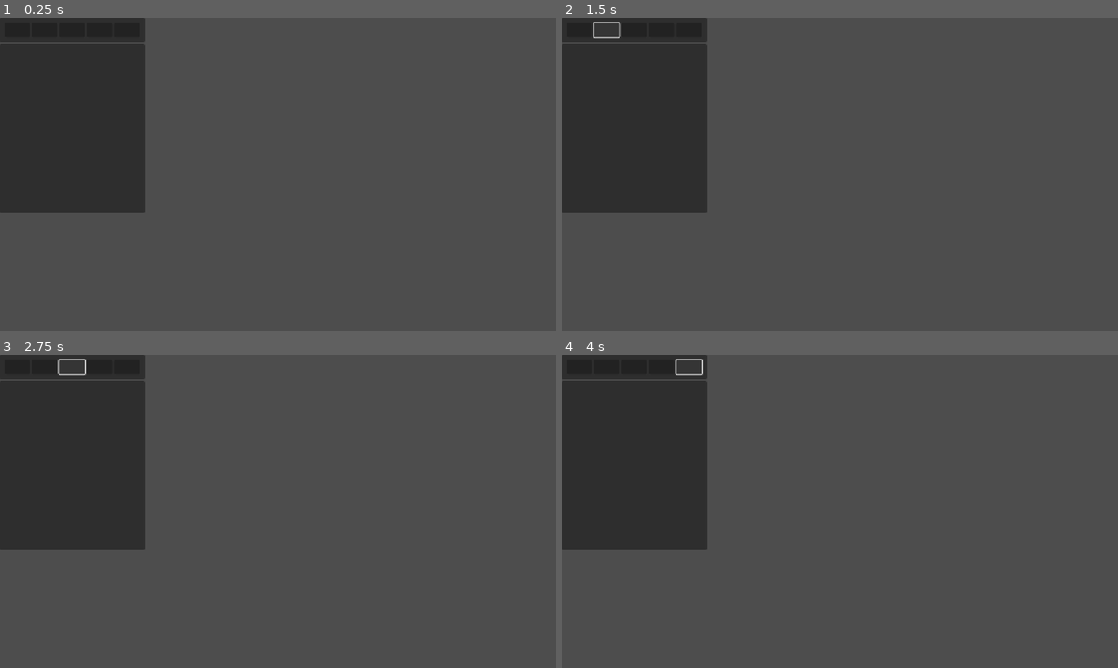
Above: before the commit, frames 1-4 (two rows, left to right).
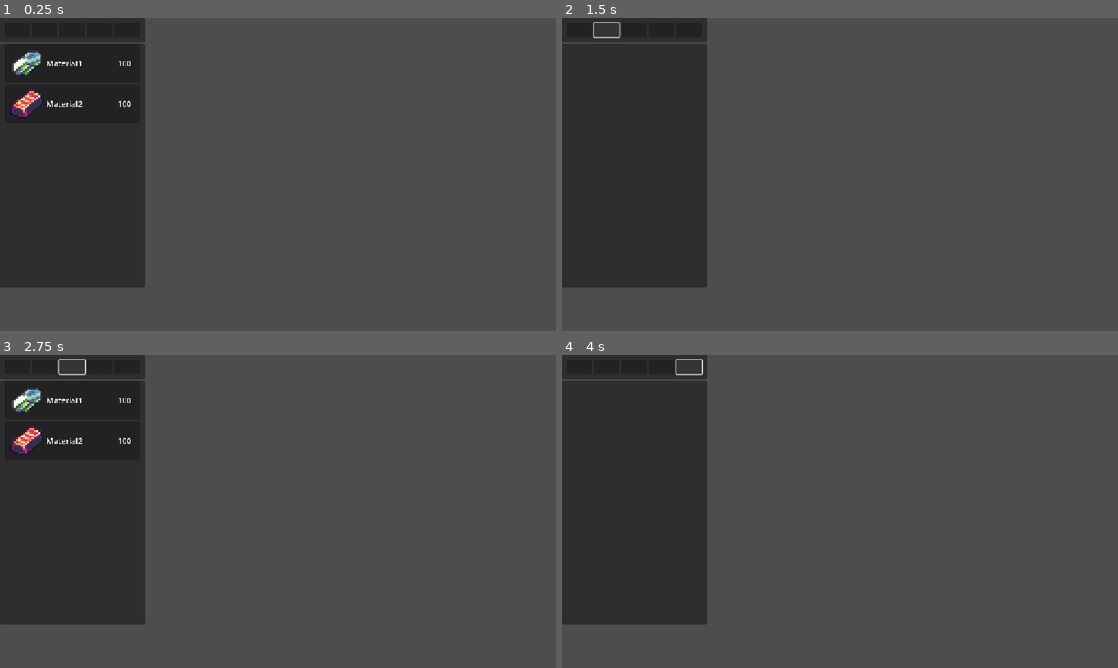
Above: after the commit, the same moments.

Repository: soufih/Dodot_Demo
Game: Godot game, scene res://UI/Warehouse_UI/warehouse_ui.tscn
The game is run twice, just before and just after one commit, with the same random seed, the same clock (stepped at 60 frames per second) and the same inputs. This scene is started directly instead of the project's main scene.
Inputs (mouse positions are in pixels of both pictures, inside the frame that each line leads up to):
- Up to frame 1 (0.25 s): no input
- Up to frame 2 (1.5 s): click (578, 30) at 0.52 s; click (606, 30) at 1.25 s
- Up to frame 3 (2.75 s): click (72, 367) at 2 s
- Up to frame 4 (4 s): click (662, 367) at 2.75 s; click (689, 367) at 3.5 s

The runs differ from the first frame. In frame 1, 7.0% of the frame differs, in the area x 0-27%, y 10-86%; in frame 2, 6.2%; in frame 3, 7.0%; in frame 4, 6.2%.

Commit message:
仓库ui逻辑编写

Diff:
--- a/Rescource/Data/ItemCatalog.tres
+++ b/Rescource/Data/ItemCatalog.tres
@@ -12,10 +12,15 @@
 script = ExtResource("1_h6kmf")
 ItemName = "Sword1"
 ItemDiscription = "test"
-ItemType = Array[int]([1, 2])
 IconTexture = ExtResource("2_brj21")
 ScenePath = "uid://dt0bj2ejimup4"
-Recipe = Array[int]([1, 2, 3])
+Recipe = Dictionary[int, int]({
+1: 1,
+2: 2,
+3: 4
+})
+MainItemType = 1
+ItemType = Array[int]([1, 2])
 metadata/_custom_type_script = "uid://qchpvf5o4y2y"
 
 [sub_resource type="Resource" id="Resource_h5cvd"]
@@ -23,11 +28,14 @@
 ItemID = 1
 ItemName = "Material1"
 ItemDiscription = "test2"
-ItemType = Array[int]([2])
 IconTexture = ExtResource("3_r6x5k")
 MaxStack = 100
 Products = Array[int]([0])
-Recipe = Array[int]([3])
+Recipe = Dictionary[int, int]({
+4: 5
+})
+MainItemType = 2
+ItemType = Array[int]([2])
 metadata/_custom_type_script = "uid://qchpvf5o4y2y"
 
 [sub_resource type="Resource" id="Resource_n3iav"]
@@ -35,11 +43,15 @@
 ItemID = 2
 ItemName = "Material2"
 ItemDiscription = "test4"
-ItemType = Array[int]([2])
 IconTexture = ExtResource("4_hl4hp")
 MaxStack = 100
 Products = Array[int]([0])
-Recipe = Array[int]([3, 4])
+Recipe = Dictionary[int, int]({
+3: 2,
+4: 5
+})
+MainItemType = 2
+ItemType = Array[int]([2])
 metadata/_custom_type_script = "uid://qchpvf5o4y2y"
 
 [sub_resource type="Resource" id="Resource_r6x5k"]
@@ -47,10 +59,11 @@
 ItemID = 3
 ItemName = "Material3"
 ItemDiscription = "test5"
-ItemType = Array[int]([2])
 IconTexture = ExtResource("5_n3iav")
 MaxStack = 100
 Products = Array[int]([0, 1, 2])
+MainItemType = 2
+ItemType = Array[int]([2])
 metadata/_custom_type_script = "uid://qchpvf5o4y2y"
 
 [sub_resource type="Resource" id="Resource_hl4hp"]
@@ -58,10 +71,11 @@
 ItemID = 4
 ItemName = "Material4"
 ItemDiscription = "test3"
-ItemType = Array[int]([2])
 IconTexture = ExtResource("6_hl4hp")
 MaxStack = 100
 Products = Array[int]([2])
+MainItemType = 2
+ItemType = Array[int]([2])
 metadata/_custom_type_script = "uid://qchpvf5o4y2y"
 
 [resource]
--- a/Script/Base/BaseUI.gd
+++ b/Script/Base/BaseUI.gd
@@ -2,7 +2,7 @@
 class_name BaseUI
 
 func begin():
-	visibility_changed.connect(_on_visibility_changed)
+	connect("visibility_changed",_on_visibility_changed)
 
 
 ## 当UI可见性改变时调用
--- a/Script/DataAccess/DataLoader.gd
+++ b/Script/DataAccess/DataLoader.gd
@@ -2,8 +2,6 @@
 
 var gravity = ProjectSettings.get_setting("physics/2d/default_gravity")
 var HERO
-
-
 
 func _ready() -> void:
 	ResourceManager.load_item_catalog()
--- a/Script/DataAccess/ResourceManager.gd
+++ b/Script/DataAccess/ResourceManager.gd
@@ -54,6 +54,16 @@
 			return Config.ItemDiscription
 
 	return ""
+
+##获取物品主类型
+func get_item_main_item_type(id: int)->ENUM.ItemType:
+	var Config = get_item_config(id)
+
+	if Config:
+		if Config.MainItemType:
+			return Config.MainItemType
+
+	return ENUM.ItemType.None
 
 ##获取物品类型
 func get_item_item_type(id: int)->Array:
@@ -114,14 +124,14 @@
 	return []
 
 ##获取物品基础物品列表
-func get_item_recipe(id: int)->Array:
+func get_item_recipe(id: int)->Dictionary:
 	var Config = get_item_config(id)
 
 	if Config:
 		if Config.Recipe:
 			return Config.Recipe
 
-	return []
+	return {}
 
 ##实例化物品场景
 func instantiate_item(id: int, parent: Node = null) -> Node:
--- a/Script/Model/ResourceManager/ItemConfig.gd
+++ b/Script/Model/ResourceManager/ItemConfig.gd
@@ -2,16 +2,21 @@
 class_name ItemConfig
 
 #物品基础配置
+@export_category("BaseConfigtion")
 @export var ItemID: int
 @export var ItemName: String = ''
 @export var ItemDiscription: String = ''
-@export var ItemType:Array[ENUM.ItemType]
+
 
 #资源路径
+@export_category("ResourcePath")
 @export var IconTexture: Texture2D
 @export var ScenePath: String = ''
 
 #物品属性
+@export_category("Porperty")
 @export var MaxStack: int = 1
 @export var Products: Array[int]
-@export var Recipe: Array[int]
+@export var Recipe: Dictionary[int, int]
+@export var MainItemType:ENUM.ItemType = ENUM.ItemType.None
+@export var ItemType:Array[ENUM.ItemType]
--- a/Script/System/CompoundSystem.gd
+++ b/Script/System/CompoundSystem.gd
@@ -7,16 +7,16 @@
 	return products
 
 ##查询配方
-func query_recipe(id: int) ->Array[int]:
-	var recipe:Array[int] = ResourceManager.get_item_recipe(id)
+func query_recipe(id: int) ->Dictionary:
+	var recipe:Dictionary = ResourceManager.get_item_recipe(id)
 	return recipe
 
 ##合成物品
 func compound(id: int) ->bool:
 	#获取配方
-	var recipe:Array[int] = query_recipe(id)
+	var recipe:Dictionary = query_recipe(id)
 
-	if recipe.size() == 0:  #没有配方
+	if recipe.is_empty():  #没有配方
 		return false
 
 	#检查材料是否足够
--- a/Script/System/WarehouseSystem.gd
+++ b/Script/System/WarehouseSystem.gd
@@ -1,36 +1,68 @@
 extends Node
 
-var Warehouse:Dictionary[int,int] = {} #物品ID-数量
+var Warehouse:Array[Dictionary] #物品ID-数量
 
+func _ready() -> void:
+	Warehouse.append({
+		"id":1,
+		"amount": 100
+	})
+	Warehouse.append({
+		"id":2,
+		"amount": 100
+	})
 
 ##获取仓库
-func get_warehouse() ->Dictionary[int,int]:
+func get_warehouse() ->Array[Dictionary]:
 	return Warehouse
 
 ##获取仓库中物品数量
 func get_item_count(id: int) ->int:
-	if Warehouse.has(id):
-		return Warehouse[id]
+	if !ResourceManager.get_item_config(id):
+		return -1
+
+	for item in Warehouse:
+		if item.id == id:
+			return item.amount
 
 	return 0
 
+
 ##修改仓库中物品数量
-func modify_item_count(id: int, count: int) ->void:
-	if Warehouse.has(id):
-		Warehouse[id] += count
-	else:
-		Warehouse[id] = count
+func modify_item_count(id: int, count: int) ->bool:
+	if !ResourceManager.get_item_config(id):
+		return false
+
+	for item in Warehouse:
+		if item.id == id:
+			item.amount += count
+			return true
+
+	return false
 
 ##添加物品到仓库
-func add_item_to_warehouse(id: int, count: int) ->void:
-	if Warehouse.has(id):
-		Warehouse[id] += count
-	else:
-		Warehouse[id] = count
+func add_item_to_warehouse(id: int, count: int) ->bool:
+	if !ResourceManager.get_item_config(id):
+		return false
+
+	if !modify_item_count(id, count):
+		Warehouse.append({
+			"id": id,
+			"amount": count
+		})
+	return true
 
 ##移出物品从仓库
-func remove_item_from_warehouse(id: int, count: int) ->void:
-	if Warehouse.has(id):
-		Warehouse[id] -= count
-		if Warehouse[id] <= 0:
-			Warehouse.erase(id)
+func remove_item_from_warehouse(id: int, count: int) ->bool:
+	if !ResourceManager.get_item_config(id):
+		return false
+
+	if modify_item_count(id, count):
+		if get_item_count(id) <= 0:
+			Warehouse.erase({
+				"id": id,
+				"amount": get_item_count(id)
+			})
+			return true
+
+	return false
--- /dev/null
+++ b/Script/UI_Script/Component_UI/discription_ui.gd
@@ -0,0 +1,19 @@
+extends Control
+class_name discriptionUI
+
+@onready var Name = $PanelContainer/MarginContainer/VBoxContainer/Name
+@onready var Description = $PanelContainer/MarginContainer/VBoxContainer/Description
+@onready var Property = $PanelContainer/MarginContainer/VBoxContainer/Property
+
+func modify_displayed_information(itemConfig:Dictionary):
+	if !itemConfig:
+		return
+
+	Name.text = ResourceManager.get_item_name(itemConfig.id)
+	Description.text = ResourceManager.get_item_discription(itemConfig.id)
+
+
+
+func _on_panel_gui_input(event: InputEvent) -> void:
+	if event.as_text() == "Right Mouse Button":
+		hide()
--- a/Script/UI_Script/Component_UI/item_selector_ui.gd
+++ b/Script/UI_Script/Component_UI/item_selector_ui.gd
@@ -1,22 +1,44 @@
 extends PanelContainer
 class_name itemSelector
 
+var resistence:ENUM.ItemType = ENUM.ItemType.None
 
 func _on_button_button_down() -> void:
+	resistence = ENUM.ItemType.None
 	EventBus.emit_signal("selector_button_pressed", ENUM.ItemType.None)
 
 
 func _on_button_2_button_down() -> void:
+	resistence = ENUM.ItemType.Weapon
 	EventBus.emit_signal("selector_button_pressed", ENUM.ItemType.Weapon)
 
 
 func _on_button_3_button_down() -> void:
+	resistence = ENUM.ItemType.Materials
 	EventBus.emit_signal("selector_button_pressed", ENUM.ItemType.Materials)
 
 
 func _on_button_4_button_down() -> void:
+	resistence = ENUM.ItemType.Relic
 	EventBus.emit_signal("selector_button_pressed", ENUM.ItemType.Relic)
 
 
 func _on_button_5_button_down() -> void:
+	resistence = ENUM.ItemType.Equipment
 	EventBus.emit_signal("selector_button_pressed", ENUM.ItemType.Equipment)
+
+##重置筛选器
+func _on_visibility_changed() -> void:
+	if !visible:
+		resistence = ENUM.ItemType.None
+
+##筛选物品
+func selector(items:Array[Dictionary])->Array:
+	if resistence == ENUM.ItemType.None:
+		return items
+	var selected_items:Array
+	for item in items:
+		if ResourceManager.get_item_main_item_type(item.id) == resistence:
+			selected_items.append(item)
+
+	return selected_items
--- a/Script/UI_Script/Compound_UI/compound_margincontainer.gd
+++ b/Script/UI_Script/Compound_UI/compound_margincontainer.gd
@@ -2,40 +2,35 @@
 
 @onready var root:BaseUI = $"../../../.."
 @onready var item_list_ui:itemList = $HBoxContainer/compound_ui/item_list_ui
-@onready var item_selector_ui = $HBoxContainer/compound_ui/item_selector_ui
+@onready var item_selector_ui:itemSelector = $HBoxContainer/compound_ui/item_selector_ui
 @onready var item_name_label: Label = $HBoxContainer/detailed_information/MarginContainer/name
 @onready var item_disciption_label: Label = $HBoxContainer/detailed_information/MarginContainer2/disciption
 @onready var item_recipe_list: itemList = $HBoxContainer/detailed_information/MarginContainer3/HBoxContainer/item_list_ui
 
 ##合成UI属性
-var item_list:Array[int]
 var selector_condotion:Array
-var resistence: ENUM.ItemType = ENUM.ItemType.None
-
 const maxItemcounts:int = 5
-
 
 func _ready() -> void:
 	item_list_ui.modify_items_list(select_displayed_items())
 
 func select_displayed_items()->Array:
-	var displayed_items:Array=[]
+	var items:Array[Dictionary]=[]
 
 	##遍历物品列表
 	for id in range(maxItemcounts):
 		if selector(id):
-			displayed_items.append({
+			items.append({
 				"id": id,
 				"amount": 1
 				})
 
+	var displayed_items = item_selector_ui.selector(items)
 	return displayed_items
 
 ##筛选器
 func selector(id: int)->bool:
-	if ResourceManager.get_item_recipe(id).size() == 0:
-		return false
-	if !ResourceManager.get_item_item_type(id).has(resistence) && resistence != ENUM.ItemType.None:
+	if ResourceManager.get_item_recipe(id).is_empty():
 		return false
 	return true
 
@@ -64,16 +59,15 @@
 	item_name_label.text = item.itemName
 	item_disciption_label.text = ResourceManager.get_item_discription(item.id)
 
-	var recipe = ResourceManager.get_item_recipe(item.id)
+	var recipe:Dictionary = ResourceManager.get_item_recipe(item.id)
 	var result:Array = []
 	for id in recipe:
 		result.append({
 			"id": id,
-			"amount": 1,
+			"amount": recipe[id],
 		})
 	item_recipe_list.modify_items_list(result)
 
 ##处理筛选信号
 func _on_selector_button_pressed(type: ENUM.ItemType):
-	resistence = type
 	item_list_ui.modify_items_list(select_displayed_items())
--- /dev/null
+++ b/Script/UI_Script/Warehouse_UI/warehouse_ui.gd
@@ -0,0 +1,40 @@
+extends BaseUI
+class_name warehouseUI
+
+@onready var item_selector_ui:itemSelector = $VBoxContainer/item_selector_ui
+@onready var item_list_ui: itemList = $VBoxContainer/item_list_ui
+@onready var discription_ui:discriptionUI = $discription_ui
+@onready var warehouse:Array[Dictionary] = WarehouseSystem.get_warehouse()
+
+
+
+func _ready() -> void:
+	super.begin()
+	connect("visibility_changed", _on_self_visibility_changed)
+	EventBus.slot_pressed.connect(_on_slot_pressed)
+	EventBus.selector_button_pressed.connect(_on_selector_button_pressed)
+
+	refresh_display()
+	discription_ui.hide()
+
+func refresh_display():
+	var displayed_items = item_selector_ui.selector(warehouse)
+	item_list_ui.modify_items_list(displayed_items)
+
+func _on_self_visibility_changed() -> void:
+	if visible:
+		print("connect signal now")
+		EventBus.slot_pressed.connect(_on_slot_pressed)
+		EventBus.selector_button_pressed.connect(_on_selector_button_pressed)
+	else:
+		print("disconnect signal now")
+		EventBus.slot_pressed.disconnect(_on_slot_pressed)
+		EventBus.selector_button_pressed.disconnect(_on_selector_button_pressed)
+
+
+func _on_slot_pressed(item:Dictionary):
+	discription_ui.modify_displayed_information(item)
+	discription_ui.show()
+
+func _on_selector_button_pressed(type:ENUM.ItemType):
+	refresh_display()
--- a/UI/Bag_UI/equipment_slot.tscn
+++ b/UI/Bag_UI/equipment_slot.tscn
@@ -15,6 +15,7 @@
 texture = SubResource("AtlasTexture_fvj8v")
 
 [node name="Button" type="Button" parent="."]
+modulate = Color(1, 1, 1, 0)
 layout_mode = 1
 anchors_preset = 15
 anchor_right = 1.0
--- a/UI/Bag_UI/slot.tscn
+++ b/UI/Bag_UI/slot.tscn
@@ -11,6 +11,7 @@
 texture = SubResource("AtlasTexture_2purt")
 
 [node name="Button" type="Button" parent="."]
+modulate = Color(1, 1, 1, 0)
 layout_mode = 1
 anchors_preset = 15
 anchor_right = 1.0
--- a/UI/Component_UI/Item_List_UI/item_list_slot.tscn
+++ b/UI/Component_UI/Item_List_UI/item_list_slot.tscn
@@ -44,6 +44,7 @@
 autowrap_mode = 3
 
 [node name="Button" type="Button" parent="."]
+self_modulate = Color(1, 1, 1, 0)
 layout_mode = 2
 
 [connection signal="button_down" from="Button" to="." method="_on_button_button_down"]
--- a/UI/Component_UI/Item_List_UI/item_selector_ui.tscn
+++ b/UI/Component_UI/Item_List_UI/item_selector_ui.tscn
@@ -48,6 +48,7 @@
 layout_mode = 2
 size_flags_horizontal = 3
 
+[connection signal="visibility_changed" from="." to="." method="_on_visibility_changed"]
 [connection signal="button_down" from="MarginContainer2/HBoxContainer/Button" to="." method="_on_button_button_down"]
 [connection signal="button_down" from="MarginContainer2/HBoxContainer/Button2" to="." method="_on_button_2_button_down"]
 [connection signal="button_down" from="MarginContainer2/HBoxContainer/Button3" to="." method="_on_button_3_button_down"]
--- a/UI/Component_UI/description.tscn
+++ b/UI/Component_UI/discription_ui.tscn
@@ -1,20 +1,19 @@
-[gd_scene format=3 uid="uid://pn2rtwj3ukb5"]
+[gd_scene load_steps=2 format=3 uid="uid://pn2rtwj3ukb5"]
 
-[node name="Control" type="Control"]
+[ext_resource type="Script" uid="uid://bvjavtfbvn7be" path="res://Script/UI_Script/Component_UI/discription_ui.gd" id="1_ctkqa"]
+
+[node name="discription_ui" type="Control"]
 layout_mode = 3
-anchors_preset = 15
-anchor_right = 1.0
-anchor_bottom = 1.0
-grow_horizontal = 2
-grow_vertical = 2
+anchors_preset = 0
+mouse_filter = 1
+script = ExtResource("1_ctkqa")
 
 [node name="PanelContainer" type="PanelContainer" parent="."]
 custom_minimum_size = Vector2(260, 360)
 layout_mode = 0
-offset_left = 278.0
-offset_top = 105.0
-offset_right = 538.0
-offset_bottom = 465.0
+offset_top = 1.0
+offset_right = 260.0
+offset_bottom = 361.0
 
 [node name="MarginContainer" type="MarginContainer" parent="PanelContainer"]
 layout_mode = 2
@@ -26,7 +25,7 @@
 [node name="VBoxContainer" type="VBoxContainer" parent="PanelContainer/MarginContainer"]
 layout_mode = 2
 
-[node name="Label" type="Label" parent="PanelContainer/MarginContainer/VBoxContainer"]
+[node name="Name" type="Label" parent="PanelContainer/MarginContainer/VBoxContainer"]
 custom_minimum_size = Vector2(240, 0)
 layout_mode = 2
 size_flags_vertical = 3
@@ -35,7 +34,7 @@
 vertical_alignment = 1
 autowrap_mode = 3
 
-[node name="Label2" type="Label" parent="PanelContainer/MarginContainer/VBoxContainer"]
+[node name="Description" type="Label" parent="PanelContainer/MarginContainer/VBoxContainer"]
 custom_minimum_size = Vector2(240, 0)
 layout_mode = 2
 size_flags_vertical = 3
@@ -44,7 +43,7 @@
 vertical_alignment = 1
 autowrap_mode = 3
 
-[node name="Label3" type="Label" parent="PanelContainer/MarginContainer/VBoxContainer"]
+[node name="Property" type="Label" parent="PanelContainer/MarginContainer/VBoxContainer"]
 custom_minimum_size = Vector2(240, 0)
 layout_mode = 2
 size_flags_vertical = 3
@@ -52,3 +51,15 @@
 horizontal_alignment = 1
 vertical_alignment = 1
 autowrap_mode = 3
+
+[node name="Panel" type="Panel" parent="."]
+modulate = Color(1, 1, 1, 0)
+custom_minimum_size = Vector2(1150, 650)
+layout_mode = 0
+offset_left = 2.0
+offset_top = 2.0
+offset_right = 1152.0
+offset_bottom = 652.0
+mouse_filter = 1
+
+[connection signal="gui_input" from="Panel" to="." method="_on_panel_gui_input"]
--- a/UI/Warehouse_UI/warehouse_ui.tscn
+++ b/UI/Warehouse_UI/warehouse_ui.tscn
@@ -1,15 +1,26 @@
-[gd_scene load_steps=3 format=3 uid="uid://cd2xfe7rysnxr"]
+[gd_scene load_steps=5 format=3 uid="uid://cd2xfe7rysnxr"]
 
+[ext_resource type="Script" uid="uid://cblva5s3jlb0v" path="res://Script/UI_Script/Warehouse_UI/warehouse_ui.gd" id="1_evmvb"]
 [ext_resource type="PackedScene" uid="uid://bmquh0ekr1vjp" path="res://UI/Component_UI/Item_List_UI/item_selector_ui.tscn" id="1_xr8qs"]
 [ext_resource type="PackedScene" uid="uid://dag208oshi70o" path="res://UI/Component_UI/Item_List_UI/item_list_ui.tscn" id="2_evmvb"]
+[ext_resource type="PackedScene" uid="uid://pn2rtwj3ukb5" path="res://UI/Component_UI/discription_ui.tscn" id="4_gai1e"]
 
-[node name="warehouse_ui" type="VBoxContainer"]
-offset_right = 300.0
-offset_bottom = 404.0
+[node name="warehouse_ui" type="HBoxContainer"]
+offset_right = 304.0
+offset_bottom = 558.0
+script = ExtResource("1_evmvb")
 
-[node name="item_selector_ui" parent="." instance=ExtResource("1_xr8qs")]
+[node name="VBoxContainer" type="VBoxContainer" parent="."]
+z_index = 5
 layout_mode = 2
 
-[node name="item_list_ui" parent="." instance=ExtResource("2_evmvb")]
+[node name="item_selector_ui" parent="VBoxContainer" instance=ExtResource("1_xr8qs")]
+layout_mode = 2
+
+[node name="item_list_ui" parent="VBoxContainer" instance=ExtResource("2_evmvb")]
+custom_minimum_size = Vector2(0, 500)
 layout_mode = 2
 size_flags_vertical = 3
+
+[node name="discription_ui" parent="." instance=ExtResource("4_gai1e")]
+layout_mode = 2
Not shown, added: Script/UI_Script/Component_UI/discription_ui.gd.uid
Not shown, added: Script/UI_Script/Warehouse_UI/warehouse_ui.gd.uid
Not shown, changed: addons/resources_spreadsheet_view/saved_state.json
Not shown, added: UI/Equipment_Enhancement_UI/equipment_enhancement_ui.tscn14901347449.tmp
